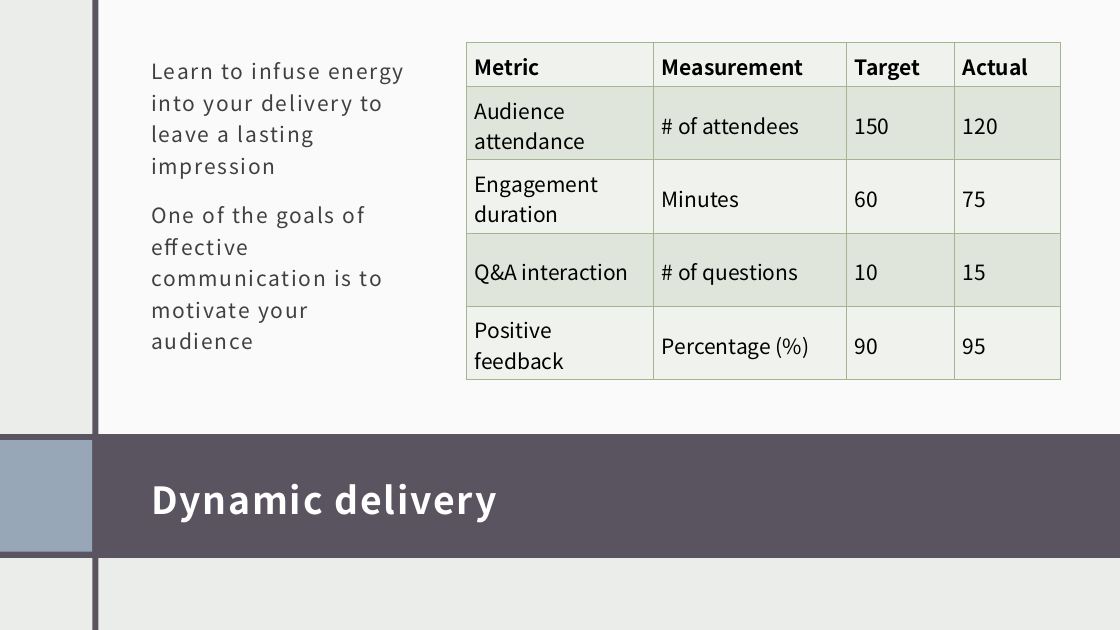
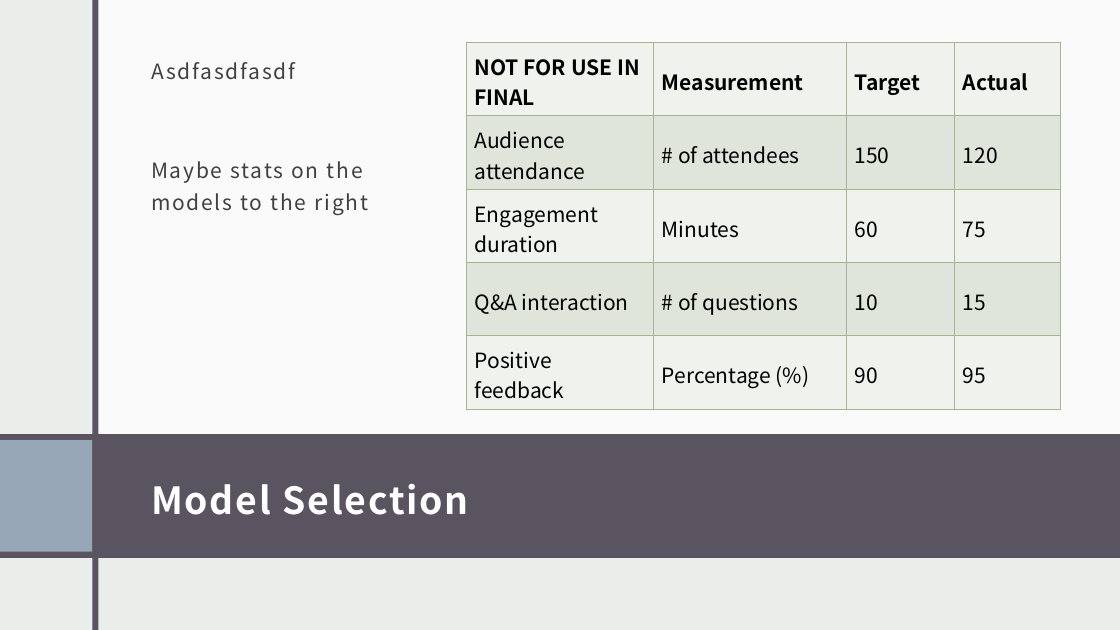
Before and after one commit to shmorhunmsds/ml_final_project, a slide deck: slide 9 of presentation.pptx (slide 10 before the commit). Drawn at 1120x630 pixels with LibreOffice and Linux fonts; fonts in the diff are those of the drawing. Boxes give left, top, right and bottom in pixels: in the first picture for what was removed or moved away, otherwise in the second. Text is boxed around its words. In the diff, an @@ line names an element or a change of style, - is before the commit and + after.

```diff
--- a/presentation.pptx
+++ b/presentation.pptx
@@ table at box(466, 43, 1061, 403) @@
-row 1, column 1: Metric
+row 1, column 1: NOT FOR USE IN FINAL
@@ text at box(151, 161, 368, 215): text changed @@
-Learn to infuse energy into your delivery to leave a lasting impression
-One of the goals of effective communication is to motivate your audience
+Asdfasdfasdf
+Maybe stats on the models to the right
@@ title at box(151, 484, 469, 515): text changed @@
-Dynamic delivery
+Model Selection
```
Also in this commit, not shown: 3 other slides changed, 7 slides added, 8 slides removed.
